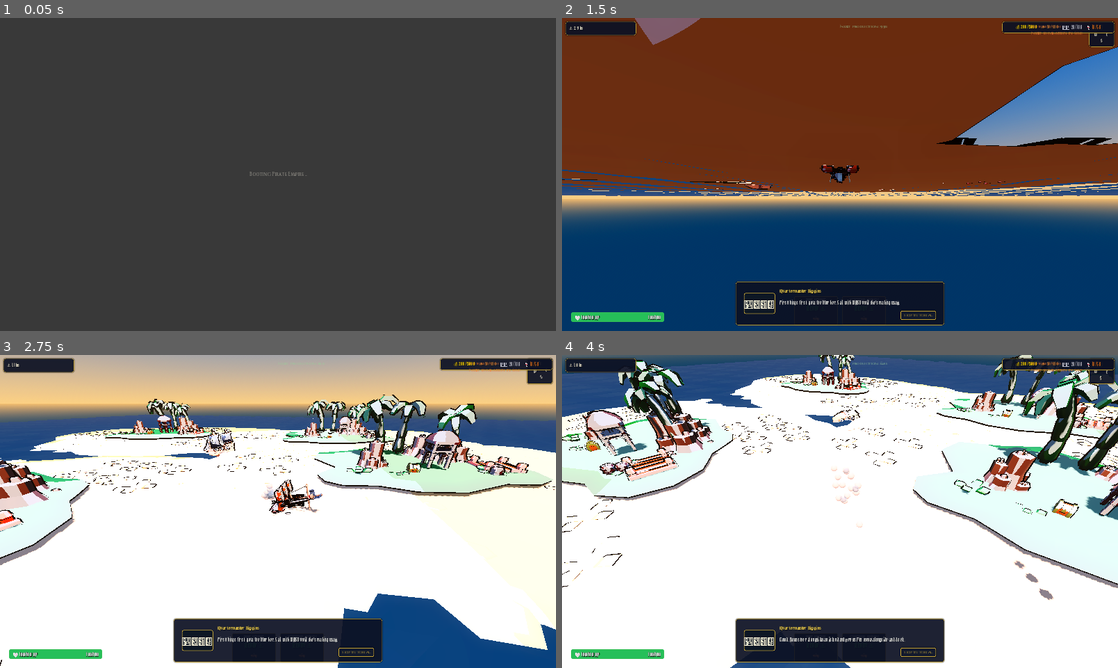
Above: before the commit, frames 1-4 (two rows, left to right).
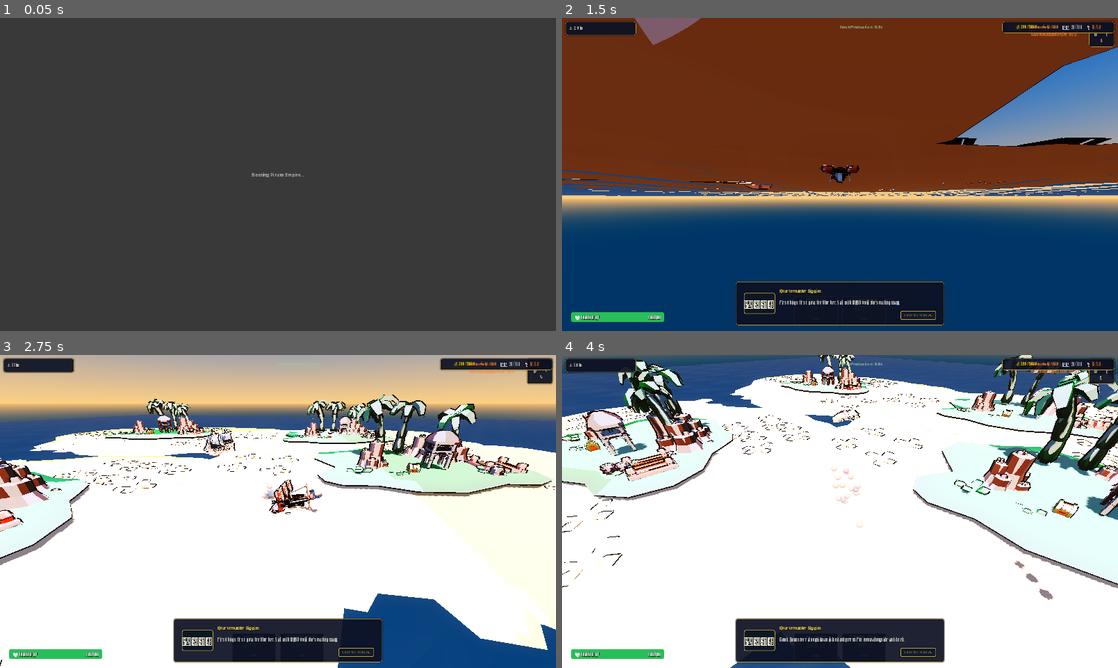
Above: after the commit, the same moments.

Repository: sakshamjain03/pirate_game
Game: Godot game, scene res://scenes/core/Boot.tscn
Same seed, same stepped clock (60 frames per second), same inputs: the game is played once before the commit and once after it.
Inputs (mouse positions are in pixels of both pictures, inside the frame that each line leads up to):
- Up to frame 1 (0.05 s): no input
- Up to frame 2 (1.5 s): click "New Game" at 0.5 s; click "Next" at 1.25 s
- Up to frame 3 (2.75 s): tap Enter at 2 s; move the mouse to (400, 495) at 2.02 s; hold D (ship_right) from 2.03 s (still down); hold Q (camera_rotate_left) from 2.03 s (still down); click (400, 495) at 2.17 s
- Up to frame 4 (4 s): release D (ship_right) at 2.75 s; release Q (camera_rotate_left) at 2.75 s; drag from (728, 527) to (812, 574) at 2.77 s; click "Next" at 3.5 s

The runs differ from the first frame. In frame 1, less than 0.1% of the frame differs, in the area x 44-56%, y 49-51%; in frame 2, 0.2%; in frame 3, 0.1%; in frame 4, 0.2%, in the area x 39-94%, y 2-92%.

Commit message:
chore: declutter dead files, dual theming, and debug print spam
Removed (all confirmed zero-reference before deletion):
- Orphaned .uid sidecars for already-deleted ScenePaths.gd/UIConstants.gd
- resources/materials/water.gdshader, a stale duplicate of the live
  resources/shaders/water.gdshader that isn't loaded anywhere (this exact
  duplicate previously caused OceanController to load the wrong copy)
- resources/ui/ColorPalette.gd/.tres, DefaultFont.tres — nothing loads them
- 5 unreferenced material variants (iron_rusty, metal, sail_cloth,
  sail_striped, wood_burnt)
- 3 dead M1-scaffolding component scenes (StyledButton, StyledPanel,
  TitleLabel) and, once those were gone, GlobalTheme.tres itself — every
  actual UI screen sets its theme via PirateThemeBuilder.build() at
  runtime instead, so project.godot's theme/custom was silently
  overridden everywhere and only those 3 dead scenes still pointed at it
- scripts/managers/GameManager.gd and its autoload entry — an 11-line
  autoload whose change_state()/current_state were never called or read
  anywhere outside itself
- 4 empty directories (scenes/ships, tests/world, assets/shaders, assets/icons)

Fixed:
- FleetManager seeded a starter Dinghy while PlayerShip.tscn actually uses
  Sloop.tres — the Shipyard tab showed a phantom owned Dinghy and listed
  the ship you were already sailing as buyable. Now seeds the Sloop.
- AutoScreenshotter.gd hardcoded "D:/Pirate-game/..." output paths that
  only worked on one specific machine; now resolved via
  ProjectSettings.globalize_path() relative to wherever the project
  actually lives.
- IslandMenu now pauses the tree while open (enemies kept sailing and
  shooting the player, and the economy kept ticking, while shopping) and
  refreshes affordability across all tabs on ResourceManager.resources_changed
  instead of only computing it once at open() — spending gold on one tab
  left every other tab showing stale can/can't-afford states.

Removed debug print() spam from hot/frequent runtime paths (SaveManager,
EnemySpawner, EventManager, FleetManager, Island, IslandMenu, FactionManager,
CaptainData, LootDrop) — left prints in the dev-only CLI diagnostic tools
under scripts/tests/ (ScreenshotHarness, AutoScreenshotter, GenerateNoise),
where console output is the tool's actual purpose.

Not done in this pass, flagged for follow-up: scripts/ui/IslandMenu.gd is
still a 645-line, 6-tab god object with all building/ship/captain/tech
data hardcoded as string literals — splitting it into one script per tab
is real, separate-scope work I did not want to rush without visual
verification. docs/05_CURRENT_SYSTEMS.md and the milestone-m2 tasks.md
checklist are now stale against everything in this session's five commits
and still need a reconciliation pass.

Co-Authored-By: Claude Opus 5 <noreply@anthropic.com>

Diff:
--- a/project.godot
+++ b/project.godot
@@ -23,7 +23,6 @@
 
 [autoload]
 
-GameManager="*res://scripts/managers/GameManager.gd"
 SaveManager="*res://scripts/managers/SaveManager.gd"
 SceneManager="*res://scripts/managers/SceneManager.gd"
 SettingsManager="*res://scripts/managers/SettingsManager.gd"
@@ -149,7 +148,3 @@
 ; clock after an hour of play, since only one of the two wraps. Raised well
 ; past any realistic play session.
 limits/time/time_rollover_secs=86400
-
-[gui]
-
-theme/custom="res://resources/ui/GlobalTheme.tres"
--- a/resources/materials/iron_rusty.tres
+++ /dev/null
@@ -1,11 +0,0 @@
-[gd_resource type="ShaderMaterial" load_steps=3 format=3]
-
-[ext_resource type="Shader" path="res://resources/shaders/toon.gdshader" id="1_shader"]
-[ext_resource type="Material" path="res://resources/materials/outline.tres" id="2_outline"]
-
-[resource]
-shader = ExtResource("1_shader")
-next_pass = ExtResource("2_outline")
-shader_parameter/albedo = Color(0.4, 0.25, 0.2, 1.0)
-shader_parameter/metallic = 0.25
-shader_parameter/roughness = 0.75
--- a/resources/materials/metal.tres
+++ /dev/null
@@ -1,11 +0,0 @@
-[gd_resource type="ShaderMaterial" load_steps=3 format=3]
-
-[ext_resource type="Shader" path="res://resources/shaders/toon.gdshader" id="1_shader"]
-[ext_resource type="Material" path="res://resources/materials/outline.tres" id="2_outline"]
-
-[resource]
-shader = ExtResource("1_shader")
-next_pass = ExtResource("2_outline")
-shader_parameter/albedo = Color(0.3, 0.3, 0.35, 1.0)
-shader_parameter/metallic = 0.5
-shader_parameter/roughness = 0.5
--- a/resources/materials/sail_cloth.tres
+++ /dev/null
@@ -1,11 +0,0 @@
-[gd_resource type="ShaderMaterial" load_steps=3 format=3]
-
-[ext_resource type="Shader" path="res://resources/shaders/toon.gdshader" id="1_shader"]
-[ext_resource type="Material" path="res://resources/materials/outline.tres" id="2_outline"]
-
-[resource]
-shader = ExtResource("1_shader")
-next_pass = ExtResource("2_outline")
-shader_parameter/albedo = Color(0.95, 0.95, 0.9, 1.0)
-shader_parameter/metallic = 0.0
-shader_parameter/roughness = 0.8
--- a/resources/materials/sail_striped.tres
+++ /dev/null
@@ -1,11 +0,0 @@
-[gd_resource type="ShaderMaterial" load_steps=3 format=3]
-
-[ext_resource type="Shader" path="res://resources/shaders/toon.gdshader" id="1_shader"]
-[ext_resource type="Material" path="res://resources/materials/outline.tres" id="2_outline"]
-
-[resource]
-shader = ExtResource("1_shader")
-next_pass = ExtResource("2_outline")
-shader_parameter/albedo = Color(0.8, 0.9, 1.0, 1.0)
-shader_parameter/metallic = 0.0
-shader_parameter/roughness = 0.8
--- a/resources/materials/water.gdshader
+++ /dev/null
@@ -1,53 +0,0 @@
-shader_type spatial;
-render_mode specular_schlick_ggx, blend_mix, depth_draw_always;
-
-uniform float wave_height = 2.0;
-uniform float wave_length = 20.0;
-uniform float wave_speed = 1.0;
-uniform vec2 wind_direction = vec2(1.0, 0.0);
-uniform vec4 water_color : source_color = vec4(0.1, 0.37, 0.7, 1.0);
-uniform float transparency = 0.6;
-uniform float reflectivity = 0.3;
-
-void vertex() {
-    vec2 pos2d = (MODEL_MATRIX * vec4(VERTEX, 1.0)).xz;
-    vec2 dir = normalize(wind_direction);
-
-    // Primary wave
-    float k = 2.0 * PI / max(0.1, wave_length);
-    float c = sqrt(9.8 / k) * wave_speed;
-    float f = k * (dot(pos2d, dir) - c * TIME);
-
-    float height = wave_height * sin(f);
-
-    // Secondary wave
-    // rotate dir by approx 0.5 radians
-    vec2 dir2 = vec2(dir.x * 0.877 - dir.y * 0.48, dir.x * 0.48 + dir.y * 0.877);
-    float k2 = k * 1.5;
-    float c2 = sqrt(9.8 / k2) * wave_speed;
-    float f2 = k2 * (dot(pos2d, dir2) - c2 * TIME);
-
-    height += (wave_height * 0.5) * sin(f2);
-
-    VERTEX.y += height;
-}
-
-void fragment() {
-    // Low poly flat shading effect
-    vec3 f_normal = normalize(cross(dFdx(VERTEX), dFdy(VERTEX)));
-    NORMAL = f_normal;
-
-    // Vibrant tropical water colors
-    vec3 deep_color = vec3(0.0, 0.4, 0.7);
-    vec3 shallow_color = vec3(0.2, 0.8, 0.8);
-
-    // Add specular highlights for the low poly facets
-    float fresnel = sqrt(1.0 - dot(f_normal, VIEW));
-
-    // Base color mix based on height (approximate from vertex y if we had it, but simple mix works)
-    ALBEDO = mix(deep_color, shallow_color, fresnel * 0.8);
-
-    ALPHA = transparency;
-    ROUGHNESS = 1.0 - reflectivity;
-    METALLIC = reflectivity * 0.5;
-}
--- a/resources/materials/wood_burnt.tres
+++ /dev/null
@@ -1,11 +0,0 @@
-[gd_resource type="ShaderMaterial" load_steps=3 format=3]
-
-[ext_resource type="Shader" path="res://resources/shaders/toon.gdshader" id="1_shader"]
-[ext_resource type="Material" path="res://resources/materials/outline.tres" id="2_outline"]
-
-[resource]
-shader = ExtResource("1_shader")
-next_pass = ExtResource("2_outline")
-shader_parameter/albedo = Color(0.1, 0.08, 0.05, 1.0)
-shader_parameter/metallic = 0.0
-shader_parameter/roughness = 0.8
--- a/resources/ui/ColorPalette.gd
+++ /dev/null
@@ -1,22 +0,0 @@
-class_name ColorPalette
-extends Resource
-
-@export_category("Core Colors")
-@export var primary_color: Color = Color("2c3e50")
-@export var secondary_color: Color = Color("e74c3c")
-@export var accent_color: Color = Color("f1c40f")
-
-@export_category("Backgrounds")
-@export var background_main: Color = Color("ecf0f1")
-@export var background_panel: Color = Color("bdc3c7")
-@export var background_dark: Color = Color("34495e")
-
-@export_category("Text")
-@export var text_primary: Color = Color("2c3e50")
-@export var text_secondary: Color = Color("7f8c8d")
-@export var text_light: Color = Color("ffffff")
-
-@export_category("UI States")
-@export var success_color: Color = Color("2ecc71")
-@export var warning_color: Color = Color("f39c12")
-@export var error_color: Color = Color("c0392b")
--- a/resources/ui/ColorPalette.tres
+++ /dev/null
@@ -1,18 +0,0 @@
-[gd_resource type="Resource" script_class="ColorPalette" load_steps=2 format=3 uid="uid://cb3p2w7k8f9a2"]
-
-[ext_resource type="Script" path="res://resources/ui/ColorPalette.gd" id="1_scr"]
-
-[resource]
-script = ExtResource("1_scr")
-primary_color = Color(0.1, 0.18, 0.26, 1)
-secondary_color = Color(0.6, 0.1, 0.1, 1)
-accent_color = Color(0.83, 0.69, 0.22, 1)
-background_main = Color(0.06, 0.1, 0.15, 1)
-background_panel = Color(0.078, 0.137, 0.196, 0.95)
-background_dark = Color(0.04, 0.07, 0.1, 1)
-text_primary = Color(0.96, 0.94, 0.88, 1)
-text_secondary = Color(0.72, 0.66, 0.48, 1)
-text_light = Color(1, 1, 1, 1)
-success_color = Color(0.18, 0.55, 0.3, 1)
-warning_color = Color(0.85, 0.55, 0.1, 1)
-error_color = Color(0.75, 0.22, 0.17, 1)
--- a/resources/ui/DefaultFont.tres
+++ /dev/null
@@ -1,4 +0,0 @@
-[gd_resource type="SystemFont" format=3 uid="uid://c7k0x0f2j8g7b"]
-
-[resource]
-font_names = PackedStringArray("Sans-Serif")
--- a/resources/ui/GlobalTheme.tres
+++ /dev/null
@@ -1,76 +0,0 @@
-[gd_resource type="Theme" load_steps=7 format=3 uid="uid://d3h5x1y6z2v3n"]
-
-[ext_resource type="FontFile" path="res://assets/fonts/Cinzel-Regular.ttf" id="1_font"]
-[ext_resource type="FontFile" path="res://assets/fonts/Cinzel-Bold.ttf" id="2_font_bold"]
-[ext_resource type="FontFile" path="res://assets/fonts/PirataOne-Regular.ttf" id="3_font_title"]
-
-[sub_resource type="StyleBoxFlat" id="StyleBoxFlat_panel"]
-bg_color = Color(0.078, 0.137, 0.196, 0.95)
-border_width_left = 2
-border_width_top = 2
-border_width_right = 2
-border_width_bottom = 2
-border_color = Color(0.83, 0.69, 0.22, 1)
-corner_radius_top_left = 8
-corner_radius_top_right = 8
-corner_radius_bottom_right = 8
-corner_radius_bottom_left = 8
-
-[sub_resource type="StyleBoxFlat" id="StyleBoxFlat_button_normal"]
-bg_color = Color(0.1, 0.18, 0.26, 1)
-border_width_left = 2
-border_width_top = 2
-border_width_right = 2
-border_width_bottom = 2
-border_color = Color(0.83, 0.69, 0.22, 1)
-corner_radius_top_left = 6
-corner_radius_top_right = 6
-corner_radius_bottom_right = 6
-corner_radius_bottom_left = 6
-
-[sub_resource type="StyleBoxFlat" id="StyleBoxFlat_button_hover"]
-bg_color = Color(0.16, 0.26, 0.36, 1)
-border_width_left = 2
-border_width_top = 2
-border_width_right = 2
-border_width_bottom = 2
-border_color = Color(0.95, 0.8, 0.35, 1)
-corner_radius_top_left = 6
-corner_radius_top_right = 6
-corner_radius_bottom_right = 6
-corner_radius_bottom_left = 6
-
-[sub_resource type="StyleBoxFlat" id="StyleBoxFlat_button_pressed"]
-bg_color = Color(0.05, 0.09, 0.14, 1)
-border_width_left = 2
-border_width_top = 2
-border_width_right = 2
-border_width_bottom = 2
-border_color = Color(0.83, 0.69, 0.22, 1)
-corner_radius_top_left = 6
-corner_radius_top_right = 6
-corner_radius_bottom_right = 6
-corner_radius_bottom_left = 6
-
-[resource]
-default_font = ExtResource("1_font")
-default_font_size = 16
-
-Button/fonts/font = ExtResource("2_font_bold")
-Button/font_sizes/font_size = 18
-Button/colors/font_color = Color(0.96, 0.94, 0.88, 1)
-Button/colors/font_hover_color = Color(1, 1, 1, 1)
-Button/colors/font_pressed_color = Color(0.83, 0.69, 0.22, 1)
-Button/colors/font_disabled_color = Color(0.5, 0.5, 0.52, 1)
-Button/styles/normal = SubResource("StyleBoxFlat_button_normal")
-Button/styles/hover = SubResource("StyleBoxFlat_button_hover")
-Button/styles/pressed = SubResource("StyleBoxFlat_button_pressed")
-Button/styles/disabled = SubResource("StyleBoxFlat_button_normal")
-
-Label/colors/font_color = Color(0.96, 0.94, 0.88, 1)
-Label/fonts/font = ExtResource("1_font")
-
-Panel/styles/panel = SubResource("StyleBoxFlat_panel")
-PanelContainer/styles/panel = SubResource("StyleBoxFlat_panel")
-
-TitleLabel/fonts/font = ExtResource("3_font_title")
--- a/scenes/ui/components/StyledButton.tscn
+++ /dev/null
@@ -1,9 +0,0 @@
-[gd_scene load_steps=2 format=3 uid="uid://e5f6g7h1i2j3k"]
-
-[ext_resource type="Theme" uid="uid://d3h5x1y6z2v3n" path="res://resources/ui/GlobalTheme.tres" id="1_theme"]
-
-[node name="StyledButton" type="Button"]
-offset_right = 8.0
-offset_bottom = 8.0
-theme = ExtResource("1_theme")
-text = "Button"
--- a/scenes/ui/components/StyledPanel.tscn
+++ /dev/null
@@ -1,8 +0,0 @@
-[gd_scene load_steps=2 format=3 uid="uid://f6g7h8i1j2k3l"]
-
-[ext_resource type="Theme" uid="uid://d3h5x1y6z2v3n" path="res://resources/ui/GlobalTheme.tres" id="1_theme"]
-
-[node name="StyledPanel" type="PanelContainer"]
-offset_right = 40.0
-offset_bottom = 40.0
-theme = ExtResource("1_theme")
--- a/scenes/ui/components/TitleLabel.tscn
+++ /dev/null
@@ -1,12 +0,0 @@
-[gd_scene load_steps=2 format=3 uid="uid://g7h8i9j1k2l3m"]
-
-[ext_resource type="Theme" uid="uid://d3h5x1y6z2v3n" path="res://resources/ui/GlobalTheme.tres" id="1_theme"]
-
-[node name="TitleLabel" type="Label"]
-offset_right = 40.0
-offset_bottom = 23.0
-theme = ExtResource("1_theme")
-theme_type_variation = &"TitleLabel"
-theme_override_font_sizes/font_size = 40
-theme_override_colors/font_color = Color(0.83, 0.69, 0.22, 1)
-text = "Title"
--- a/scripts/combat/EnemySpawner.gd
+++ b/scripts/combat/EnemySpawner.gd
@@ -231,18 +231,11 @@
 		if faction and faction.get("is_empire"):
 			var tier = _get_region_tier_for_position(spawn_pos)
 			var mult = compute_spawn_multiplier(tier)
-			print("EnemySpawner: Spawning empire faction! mult=", mult)
 
 			if enemy.get("ship_stats"):
 				enemy.ship_stats = enemy.ship_stats.duplicate(true)
-				print("EnemySpawner: duplicated ship_stats. Original max_health=", enemy.ship_stats.max_health)
 				enemy.ship_stats.max_health *= mult
 				enemy.ship_stats.cannon_damage *= mult
-				print("EnemySpawner: after scaling max_health=", enemy.ship_stats.max_health)
-			else:
-				print("EnemySpawner: enemy.get('ship_stats') is null")
-		else:
-			print("EnemySpawner: not empire faction")
 
 	_enemies_container.add_child(enemy)
 	enemy.global_position = spawn_pos
@@ -254,6 +247,3 @@
 	# Force targeting player
 	if enemy.has_method("set_target") and _player_ship:
 		enemy.set_target(_player_ship)
-
-	if faction:
-		print("Hunter spawned from faction: ", faction.get("faction_name"))
--- a/scripts/combat/LootDrop.gd
+++ b/scripts/combat/LootDrop.gd
@@ -85,7 +85,6 @@
 		var amount = loot_data[res_type]
 		if ResourceManager.has_method("add_resource"):
 			ResourceManager.add_resource(res_type, amount)
-			print("Collected loot: ", amount, " ", res_type)
 
 	# Quick scale-down animation then remove
 	var tween = create_tween()
--- a/scripts/core/Boot.gd
+++ b/scripts/core/Boot.gd
@@ -3,15 +3,13 @@
 ## Boot.gd
 ## Purpose: Handles initialization, asset loading, and transitioning to main menu.
 ## Responsibilities: Serves as the entry point when the game launches.
-## Dependencies: GameManager, SceneManager
+## Dependencies: SceneManager
 ## Limitations: Currently simple transition; will handle real pre-loading later.
 ## TODOs: Implement asset preloading.
 
 func _ready() -> void:
-	print("Pirate Empire Boot Sequence Started.")
 	SettingsManager.load_settings()
 	_transition_to_main_menu()
 
 func _transition_to_main_menu() -> void:
-	print("Transitioning to Main Menu...")
 	SceneManager.change_scene_with_fade("res://scenes/ui/MainMenu.tscn", 0.4)
--- a/scripts/managers/EventManager.gd
+++ b/scripts/managers/EventManager.gd
@@ -91,7 +91,6 @@
 	)
 
 func _spawn_merchant_convoy() -> void:
-	print("EventManager: Triggering Merchant Convoy!")
 	trigger_event("merchant_convoy_spotted", {}, EventPriority.HIGH)
 
 	var enemy_scene = load("res://scenes/world/EnemyShip.tscn")
@@ -116,7 +115,6 @@
 		ship.global_rotation.y = randf() * TAU
 
 func _spawn_floating_treasure() -> void:
-	print("EventManager: Triggering Floating Treasure!")
 	trigger_event("floating_treasure_spotted", {}, EventPriority.MEDIUM)
 
 	var loot_scene = load("res://scenes/combat/LootDrop.tscn")
@@ -142,7 +140,6 @@
 			}
 
 func _spawn_ghost_ship_boss() -> void:
-	print("EventManager: A chilling fog rolls in... The Ghost Ship appears!")
 	trigger_event("ghost_ship_spotted", {}, EventPriority.HIGH)
 
 	var enemy_scene = load("res://scenes/world/EnemyShip.tscn")
--- a/scripts/managers/FactionManager.gd
+++ b/scripts/managers/FactionManager.gd
@@ -28,7 +28,6 @@
 				var navy = load("res://resources/factions/RoyalNavy.tres")
 				if navy:
 					spawner.spawn_hunter(navy)
-					print("Royal Navy dispatched a hunter!")
 
 func get_reputation(faction_id: String) -> int:
 	return reputation_scores.get(faction_id, 0)
--- a/scripts/managers/FleetManager.gd
+++ b/scripts/managers/FleetManager.gd
@@ -21,9 +21,12 @@
 var active_missions: Dictionary = {}
 
 func _ready() -> void:
-	# Give the player a starter ship if empty
+	# Give the player a starter ship if empty. Must match PlayerShip.tscn's
+	# own ship_stats (Sloop) — a mismatch here previously made the Shipyard
+	# tab show a phantom Dinghy as "Owned" and the actual Sloop the player
+	# was sailing as still buyable.
 	if owned_ships.size() == 0:
-		var starter = load("res://resources/ships/Dinghy.tres")
+		var starter = load("res://resources/ships/Sloop.tres")
 		if starter:
 			owned_ships.append(starter)
 
@@ -50,11 +53,9 @@
 		if mission["mission_type"] == "trade":
 			var amount = 10 * cap.level
 			ResourceManager.add_resource("gold", amount)
-			print("Trade Fleet earned ", amount, " Gold!")
 		elif mission["mission_type"] == "patrol":
 			if FactionManager.has_method("add_reputation"):
 				FactionManager.add_reputation("merchant_guild", 1)
-				print("Patrol Fleet earned 1 Reputation with Merchants!")
 
 func assign_mission(ship_index: int, captain_index: int, mission_type: String) -> void:
 	if ship_index == active_ship_index: return # Active ship cannot run background missions
--- a/scripts/managers/GameManager.gd
+++ /dev/null
@@ -1,11 +0,0 @@
-extends Node
-
-# GameManager.gd
-# Handles high-level game state and flow.
-
-enum GameState { BOOT, MAIN_MENU, IN_GAME, PAUSED, GAME_OVER }
-var current_state: GameState = GameState.BOOT
-
-func change_state(new_state: GameState) -> void:
-	current_state = new_state
-	print("Game state changed to: ", current_state)
--- a/scripts/managers/SaveManager.gd
+++ b/scripts/managers/SaveManager.gd
@@ -33,7 +33,6 @@
 		save_game()
 
 func save_game() -> void:
-	print("SaveManager: Saving game state...")
 	var save_dict = {
 		"player": {},
 		"economy": {},
@@ -98,14 +97,11 @@
 		var json_string = JSON.stringify(save_dict, "\t")
 		file.store_string(json_string)
 		file.close()
-		print("SaveManager: Game saved successfully.")
 	else:
 		push_error("SaveManager: Failed to open save file for writing.")
 
 func load_game() -> void:
-	print("SaveManager: Loading game state...")
 	if not has_save_data():
-		print("SaveManager: No save data found.")
 		game_loaded.emit()
 		return
 
@@ -216,7 +212,6 @@
 				FleetManager._on_economy_tick()
 			_pending_offline_ticks = offline_ticks
 
-	print("SaveManager: Game loaded successfully.")
 	game_loaded.emit()
 
 func has_save_data() -> bool:
@@ -227,4 +222,3 @@
 		var dir = DirAccess.open("user://")
 		if dir:
 			dir.remove("save_data.json")
-			print("SaveManager: Save data deleted.")
--- a/scripts/tests/AutoScreenshotter.gd
+++ b/scripts/tests/AutoScreenshotter.gd
@@ -4,11 +4,14 @@
 func _init() -> void:
 	print("=== AutoScreenshotter: Starting Visual Capture ===")
 
+	# Resolved relative to the actual project directory on whichever machine
+	# runs this, rather than a hardcoded "D:/Pirate-game/..." that only ever
+	# worked on one specific machine.
 	var scenes_to_capture = {
-		"D:/Pirate-game/screenshot_world.png": "res://scenes/world/World.tscn",
-		"D:/Pirate-game/screenshot_playership.png": "res://scenes/world/PlayerShip.tscn",
-		"D:/Pirate-game/screenshot_cannonball.png": "res://scenes/combat/Cannonball.tscn",
-		"D:/Pirate-game/screenshot_worldhud.png": "res://scenes/ui/WorldHUD.tscn"
+		ProjectSettings.globalize_path("res://screenshot_world.png"): "res://scenes/world/World.tscn",
+		ProjectSettings.globalize_path("res://screenshot_playership.png"): "res://scenes/world/PlayerShip.tscn",
+		ProjectSettings.globalize_path("res://screenshot_cannonball.png"): "res://scenes/combat/Cannonball.tscn",
+		ProjectSettings.globalize_path("res://screenshot_worldhud.png"): "res://scenes/ui/WorldHUD.tscn"
 	}
 
 	for path in scenes_to_capture.keys():
--- a/scripts/ui/IslandMenu.gd
+++ b/scripts/ui/IslandMenu.gd
@@ -34,6 +34,15 @@
 	close_button.pressed.connect(_on_close_pressed)
 	_load_building_data()
 	hide()
+
+	# Keep processing input while paused — open()/close() pause the game so
+	# enemies don't keep sailing and shooting the player (and the economy
+	# doesn't keep ticking) while this menu is up.
+	process_mode = Node.PROCESS_MODE_ALWAYS
+
+	if ResourceManager.has_signal("resources_changed"):
+		ResourceManager.resources_changed.connect(_on_resources_changed)
+
 
 	# Create Colonize Button
 	colonize_btn = Button.new()
@@ -148,10 +157,27 @@
 	if can_build: _refresh_trade()
 
 	show()
+	get_tree().paused = true
 
 func close() -> void:
 	current_island = null
 	hide()
+	get_tree().paused = false
+
+func _on_resources_changed(_res: Dictionary) -> void:
+	# Affordability (button disabled states, colors) was only ever computed
+	# once at open() and never refreshed — spend gold on one tab and every
+	# other tab kept showing stale can/can't-afford states until re-opened.
+	if not visible or not current_island:
+		return
+	_refresh_buildings()
+	if current_island.has_method("has_building"):
+		if current_island.has_building("shipyard"):
+			_refresh_ships()
+		if current_island.has_building("tavern"):
+			_refresh_captains()
+	_refresh_research()
+	_refresh_trade()
 
 func _on_close_pressed() -> void:
 	# Tell the docking system to undock
@@ -345,7 +371,6 @@
 	if ResourceManager.spend_resources(cost):
 		FleetManager.add_ship(ship)
 		_refresh_ships()
-		print("Bought new ship: ", ship.resource_path)
 
 # --- TAVERN ---
 
@@ -404,7 +429,6 @@
 	if ResourceManager.spend_resources(cost):
 		FleetManager.add_captain(cap)
 		_refresh_captains()
-		print("Hired ", cap.captain_name)
 
 # --- FLEET ---
 
@@ -589,7 +613,6 @@
 	if ResourceManager.spend_resources(cost):
 		TechManager.unlock_tech(tech)
 		_refresh_research()
-		print("Researched ", tech.tech_name)
 
 # --- TRADE ---
 
@@ -642,4 +665,3 @@
 	if ResourceManager.spend_resources(cost):
 		ResourceManager.add_resource("gold", gold_value)
 		_refresh_trade()
-		print("Sold ", amount, " ", res_key, " for ", gold_value, " Gold")
--- a/scripts/world/CaptainData.gd
+++ b/scripts/world/CaptainData.gd
@@ -36,4 +36,3 @@
 		current_xp -= xp_needed
 		level += 1
 		xp_needed = level * 100
-		print(captain_name, " leveled up to ", level, "!")
--- a/scripts/world/Island.gd
+++ b/scripts/world/Island.gd
@@ -116,7 +116,6 @@
 	if island_data:
 		island_data.owner_faction = new_faction
 		island_data.island_type = IslandData.IslandType.FRIENDLY
-		print("Island ", get_island_name(), " captured by ", new_faction.faction_name)
 
 		if EmpireManager:
 			if EmpireManager.home_island_id.is_empty():
@@ -178,7 +177,6 @@
 		if ResourceManager.has_method("recalculate_storage_capacity"):
 			ResourceManager.recalculate_storage_capacity()
 
-		print("Built ", building.building_name, " on ", get_island_name())
 		return true
 
 	return false
@@ -198,7 +196,6 @@
 	var cost = new_building.get_cost_dict()
 	if ResourceManager.has_method("spend_resources") and ResourceManager.spend_resources(cost):
 		built_buildings[old_building_idx] = new_building
-		print("Upgraded to ", new_building.building_name, " on ", get_island_name())
 
 		# Update visuals if needed (just scale up for now)
 		if _spawned_models.has(old_id):
--- a/scripts/world/ShipCombat.gd
+++ b/scripts/world/ShipCombat.gd
@@ -95,7 +95,7 @@
 
 func die() -> void:
 	died.emit()
-	# Typically handled by ShipController or GameManager
+	# Handled by ShipController._on_died(), connected to this signal.
 
 func fire_broadside(side: String) -> bool:
 	if not ship_stats:
Not shown, removed: scripts/core/ScenePaths.gd.uid
Not shown, removed: scripts/core/UIConstants.gd.uid
